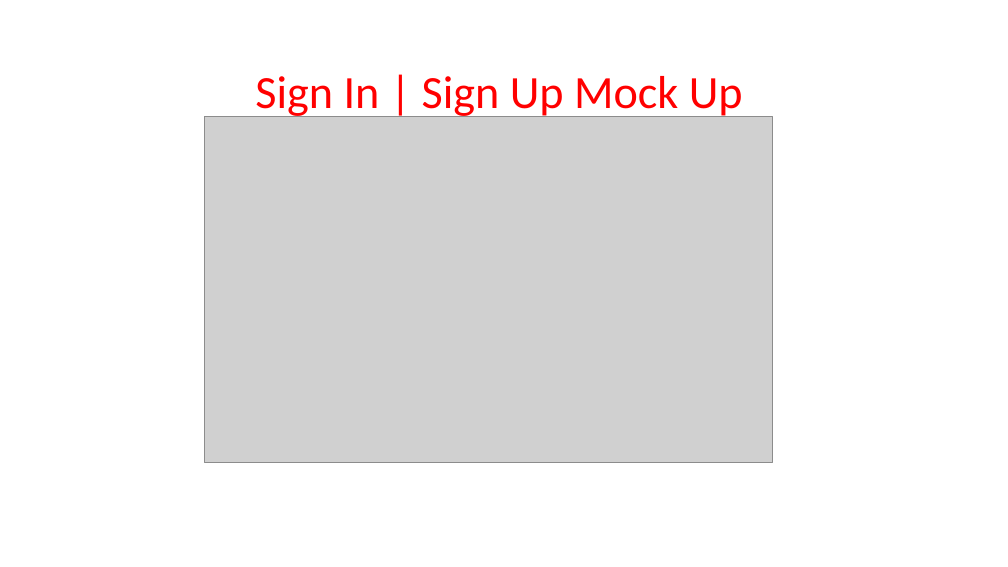
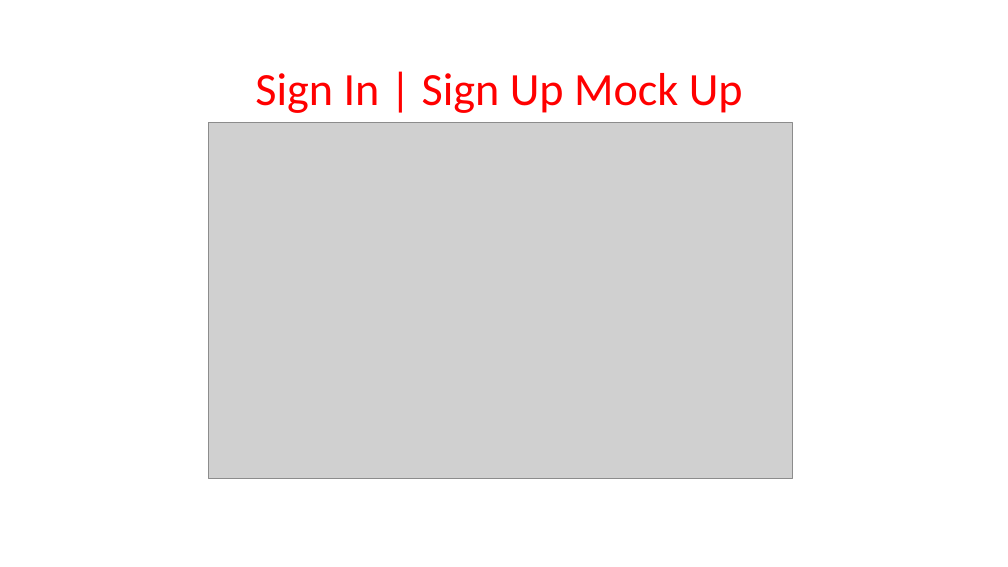
Before and after one commit to pnc-virtual-company/2021-G4-V2-PART1, a slide deck: slide 2 of docs/Mock_Up.pptx. Drawn at 1008x567 pixels with LibreOffice and Linux fonts; fonts in the diff are those of the drawing; grey boxes stand for pictures. Boxes give left, top, right and bottom in pixels: in the first picture for what was removed or moved away, otherwise in the second. Text is boxed around its words. In the diff, an @@ line names an element or a change of style, - is before the commit and + after.

Commit message:
#18 updated categories mock up

```diff
--- a/docs/Mock_Up.pptx
+++ b/docs/Mock_Up.pptx
@@ text "Sign In | Sign Up ..." rewrapped from <box>255,76,743,120</box> to <box>255,73,743,113</box> @@
@@ picture: place and size @@
-picture at <box>205,116,773,463</box>
+picture at <box>209,123,792,479</box>
```
Also in this commit, not shown: 2 slides added, 1 other file.
